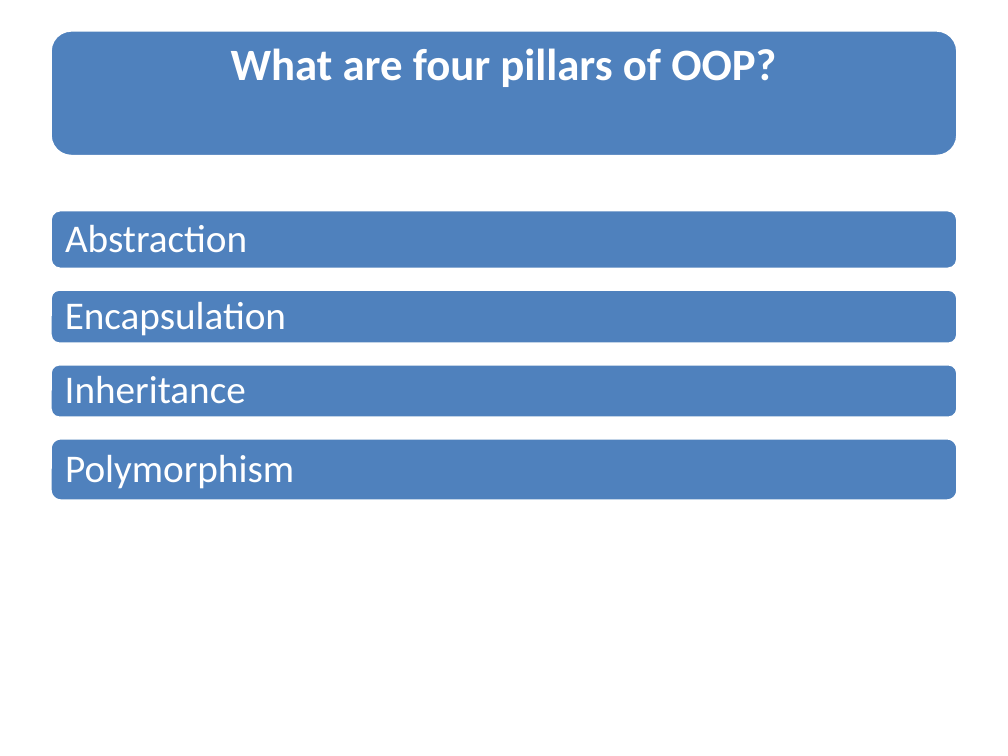
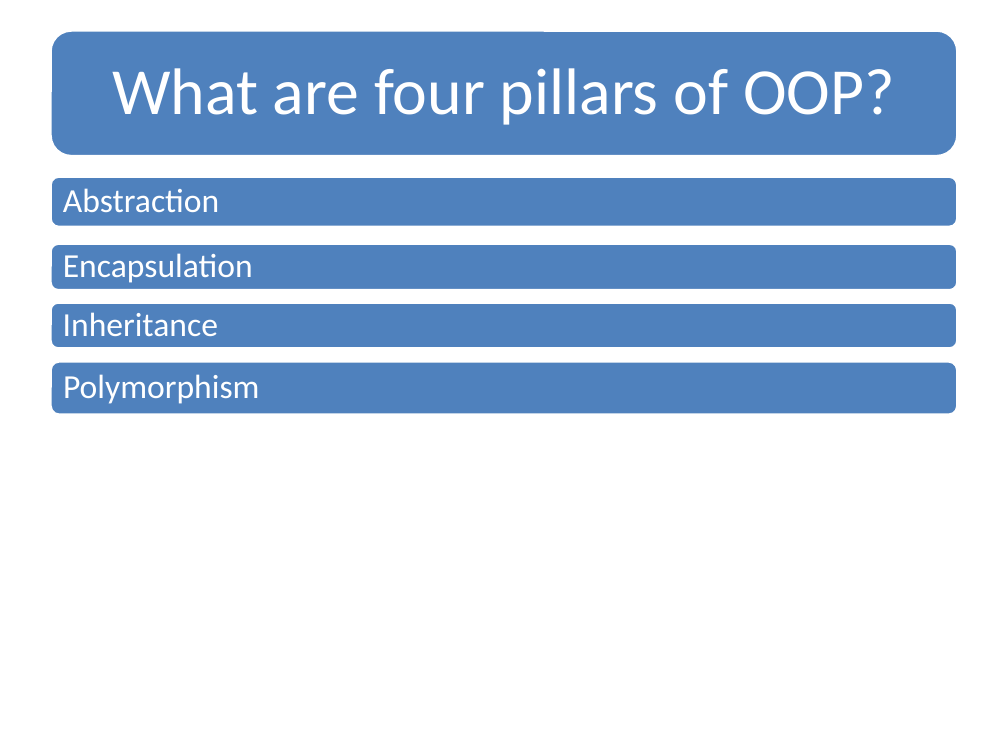
Before and after one commit to soyebparvez/DesignPatternData, a slide deck: slide 2 of Design Principle.pptx. Drawn at 1008x756 pixels with LibreOffice and Linux fonts; fonts in the diff are those of the drawing. Boxes give left, top, right and bottom in pixels: in the first picture for what was removed or moved away, otherwise in the second. Text is boxed around its words. In the diff, an @@ line names an element or a change of style, - is before the commit and + after.

```diff
--- a/Design Principle.pptx
+++ b/Design Principle.pptx
@@ text "What are four pillars of ..." at bbox=[112, 68, 895, 125]: size 32 to 47 pt, bold off; more space between paragraphs @@
@@ rounded rectangle: place and size @@
-rounded rectangle at bbox=[50, 438, 958, 501]
+rounded rectangle at bbox=[50, 176, 958, 227]
@@ text "Abstraction": place and size @@
-text "Abstraction" at bbox=[65, 225, 247, 253]
+text "Abstraction" at bbox=[63, 188, 219, 212]
@@ rounded rectangle: place and size @@
-rounded rectangle at bbox=[50, 210, 958, 269]
+rounded rectangle at bbox=[50, 244, 958, 290]
@@ text "Encapsulation": place and size @@
-text "Encapsulation" at bbox=[65, 302, 286, 336]
+text "Encapsulation" at bbox=[63, 253, 253, 283]
@@ rounded rectangle: place and size @@
-rounded rectangle at bbox=[50, 289, 958, 344]
+rounded rectangle at bbox=[50, 302, 958, 349]
@@ text "Inheritance": place and size @@
-text "Inheritance" at bbox=[65, 376, 246, 404]
+text "Inheritance" at bbox=[63, 312, 218, 336]
@@ size 28 to 24 pt; less space between paragraphs in 4 elements at bbox=[63, 188, 219, 212], bbox=[63, 253, 253, 283], bbox=[63, 312, 218, 336], bbox=[63, 374, 259, 404] @@
@@ text "Polymorphism": place and size @@
-text "Polymorphism" at bbox=[65, 455, 294, 489]
+text "Polymorphism" at bbox=[63, 374, 259, 404]
```
Also in this commit, not shown: 11 other slides changed, 7 slides added.
